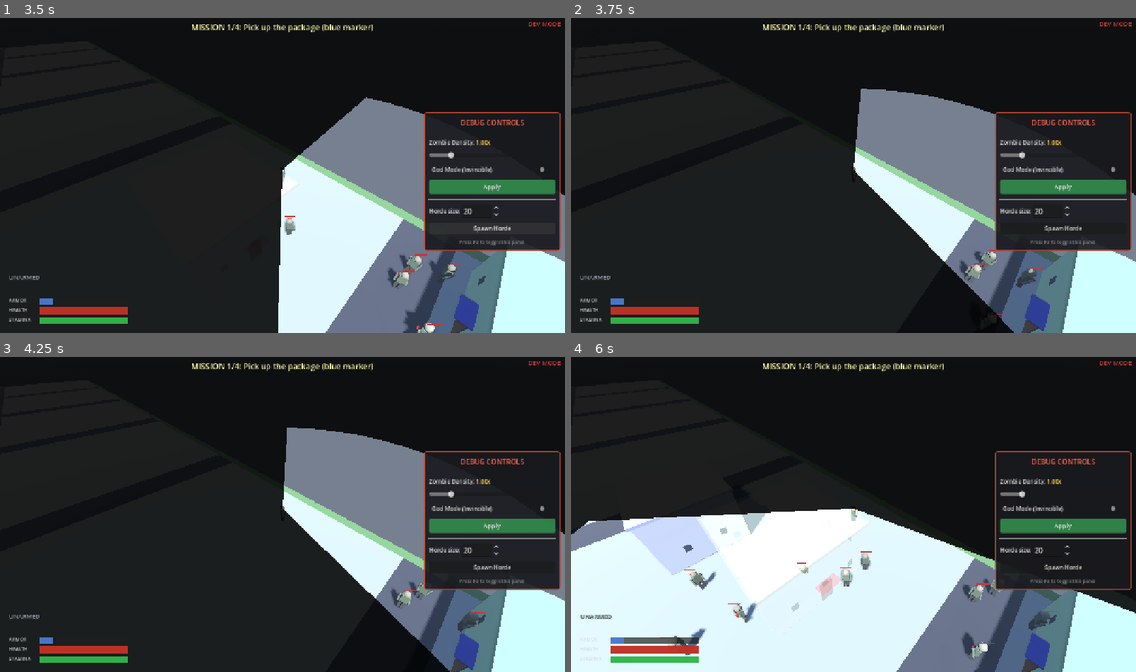
Above: before the commit, frames 1-4 (two rows, left to right).
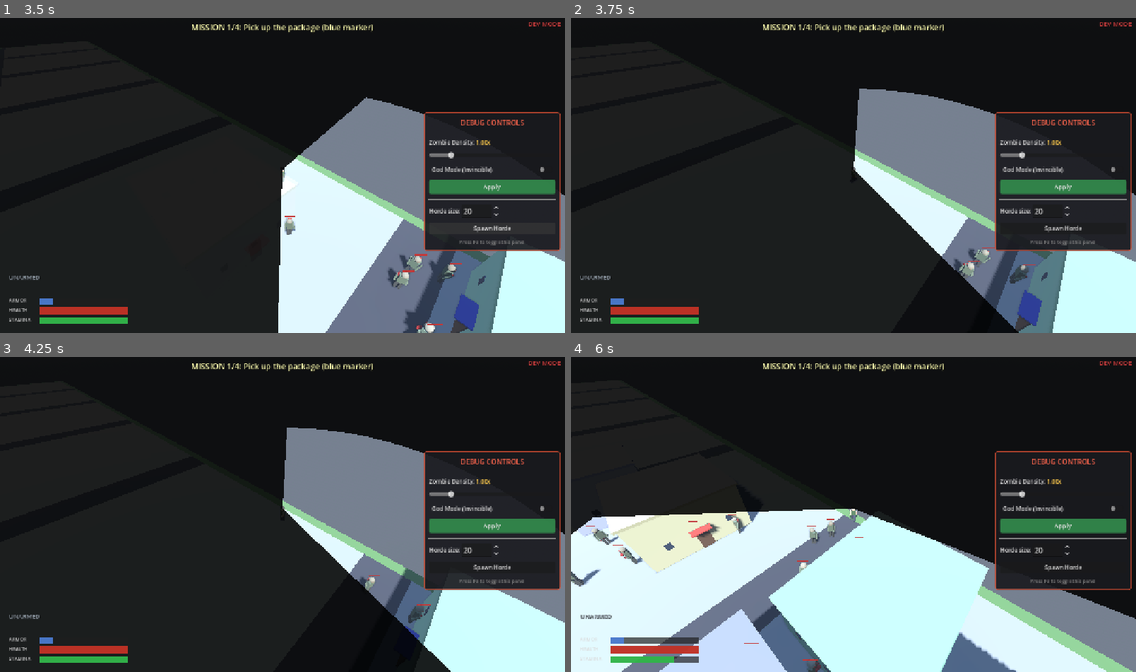
Above: after the commit, the same moments.

Repository: shaoqian2001/vibe-zombie
Game: Godot game, scene res://scenes/TitleMenu.tscn
Same seed, same stepped clock (60 frames per second), same inputs: the game is played once before the commit and once after it.
Inputs (mouse positions are in pixels of both pictures, inside the frame that each line leads up to):
- Up to frame 1 (3.5 s): click "Single Player" at 0.5 s; click "God Mode (Invincible)" at 1.25 s; click "Apply" at 2 s; click "Spawn Horde" at 2.75 s
- Up to frame 2 (3.75 s): tap F (interact) at 3.5 s; move the mouse to (977, 159) at 3.52 s; hold D (move_right) from 3.53 s (still down); hold F (interact) from 3.53 s (still down)
- Up to frame 3 (4.25 s): keep holding D (move_right); keep holding F (interact)
- Up to frame 4 (6 s): move the mouse to (740, 530) at 4.27 s; release D (move_right) at 4.28 s; release F (interact) at 4.28 s; hold S (move_backward) 4.28-5.03 s; click (740, 530) at 4.35 s; tap F (interact) at 5, 5.75 s; move the mouse to (910, 442) at 5.02 s; hold D (move_right) 5.03-5.78 s; hold Shift (sprint) 5.03-5.78 s; move the mouse to (825, 577) at 5.77 s; hold W (move_forward) from 5.78 s (still down); tap 1 (weapon_1) at 5.85 s

Frame 1 is identical in both runs. In frame 2, 2.8% of the frame differs, in the area x 50-100%, y 22-100%; in frame 3, 6.9%; in frame 4, 23%, in the area x 0-100%, y 48-100%.

Commit message:
fix: run weapon/camera init in single-player
Single-player never called refresh_authority() because main.gd only
invokes it in the multiplayer path, so _camera stayed null and
_get_world_movement_direction() early-returned Vector3.ZERO — the
player couldn't move. Have _ready() call refresh_authority() itself
when NetworkManager.is_networked is false.

https://claude.ai/code/session_01EGc4ZyGV6QfgVP12fuCB9t

Diff:
--- a/scripts/player.gd
+++ b/scripts/player.gd
@@ -100,6 +100,11 @@
 	if NetworkManager.is_networked:
 		_owns_input = is_multiplayer_authority()
 	_cache_body_parts()
+	# Single-player has no main.gd handoff that would call refresh_authority(),
+	# so camera lookup and weapon/aim-line building wouldn't otherwise run —
+	# which previously left _camera null and froze movement input.
+	if not NetworkManager.is_networked:
+		refresh_authority()
 
 func _cache_body_parts() -> void:
 	_arm_left = get_node_or_null("ArmLeft") as Node3D
